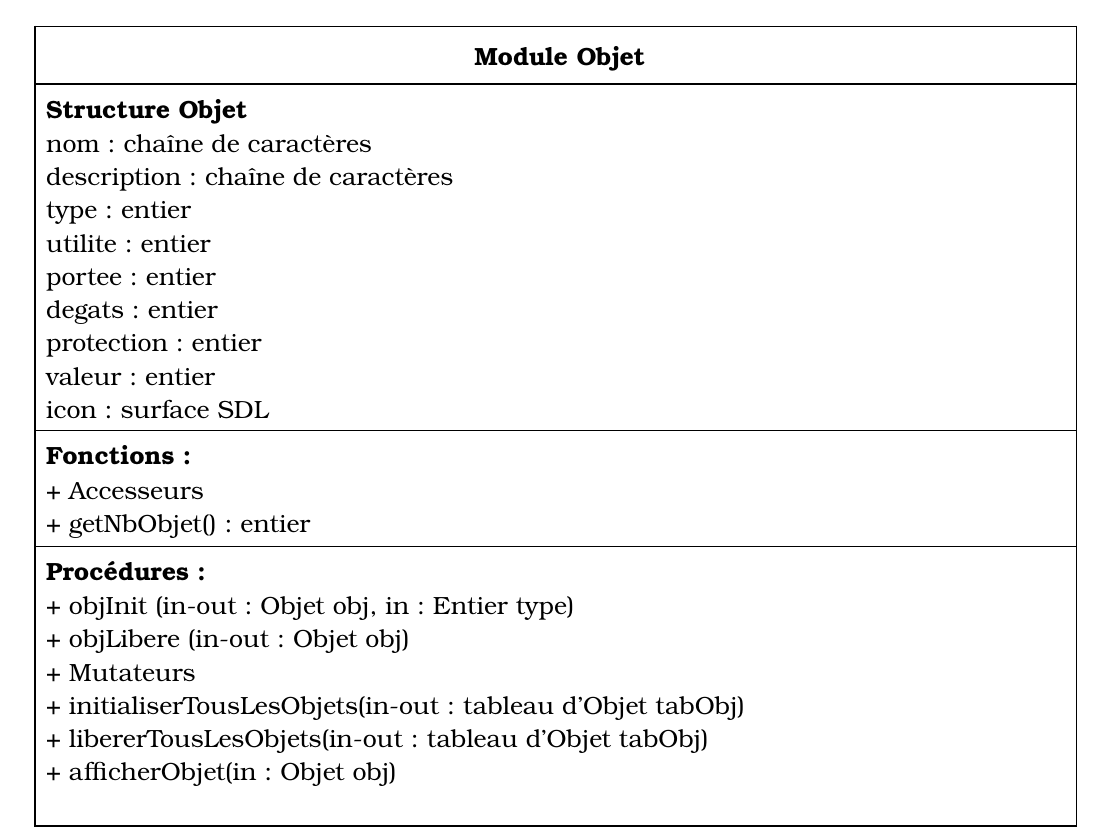
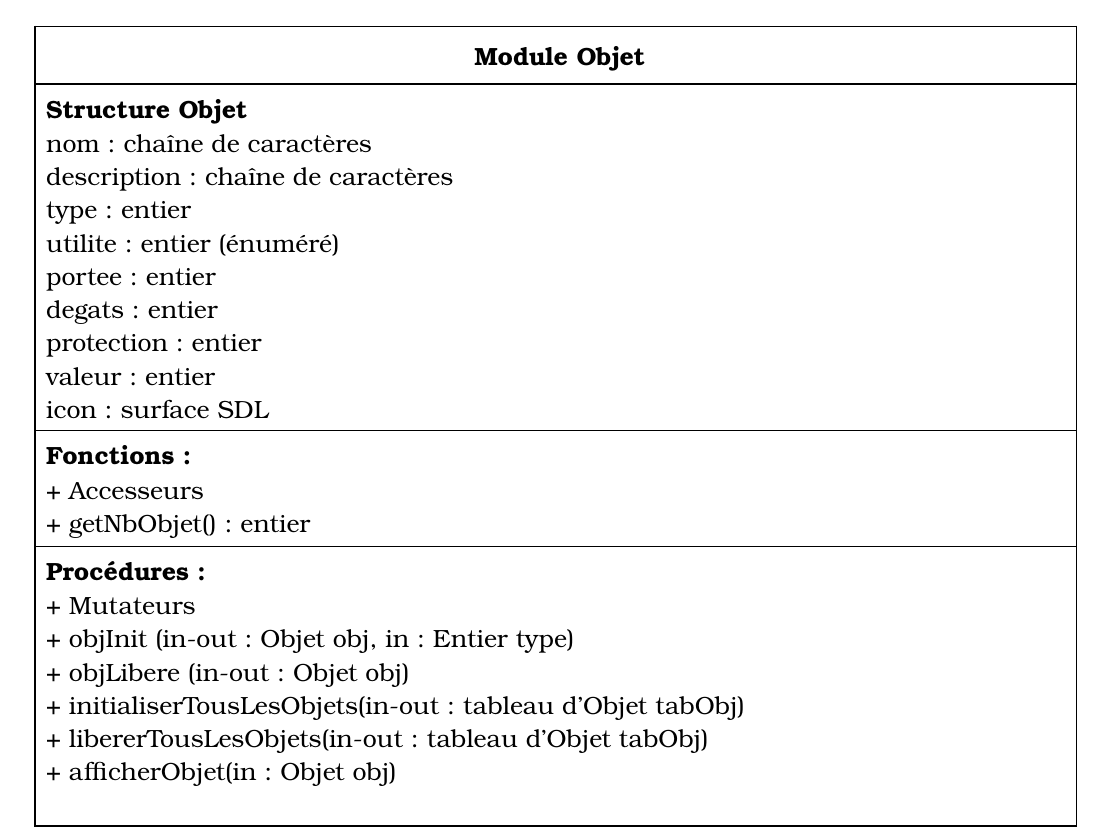
Before and after one commit to Rometach/iniuriam, a slide deck: slide 3 of Modules.pptx. Drawn at 1120x840 pixels with LibreOffice and Linux fonts; fonts in the diff are those of the drawing. Boxes give left, top, right and bottom in pixels: in the first picture for what was removed or moved away, otherwise in the second. Text is boxed around its words. In the diff, an @@ line names an element or a change of style, - is before the commit and + after.

```diff
--- a/Modules.pptx
+++ b/Modules.pptx
@@ table at box(35, 26, 1076, 790) @@
-row 2, column 1: Structure Objet / nom : chaîne de caractères / description : chaîne de caractères / type : entier / utilite : entier / portee : entier / degats : entier / protection : entier / valeur : entier / icon : surface SDL
+row 2, column 1: Structure Objet / nom : chaîne de caractères / description : chaîne de caractères / type : entier / utilite : entier (énuméré) / portee : entier / degats : entier / protection : entier / valeur : entier / icon : surface SDL
-row 4, column 1: Procédures : / + objInit (in-out : Objet obj, in : Entier type) / + objLibere (in-out : Objet obj) / + Mutateurs / + initialiserTousLesObjets(in-out : tableau d’Objet tabObj) / + libererTousLesObjets(in-out : tableau d’Objet tabObj) / + afficherObjet(in : Objet obj)
+row 4, column 1: Procédures : / + Mutateurs / + objInit (in-out : Objet obj, in : Entier type) / + objLibere (in-out : Objet obj) / + initialiserTousLesObjets(in-out : tableau d’Objet tabObj) / + libererTousLesObjets(in-out : tableau d’Objet tabObj) / + afficherObjet(in : Objet obj)
```
Also in this commit, not shown: 2 other slides changed, 18 slides added.
